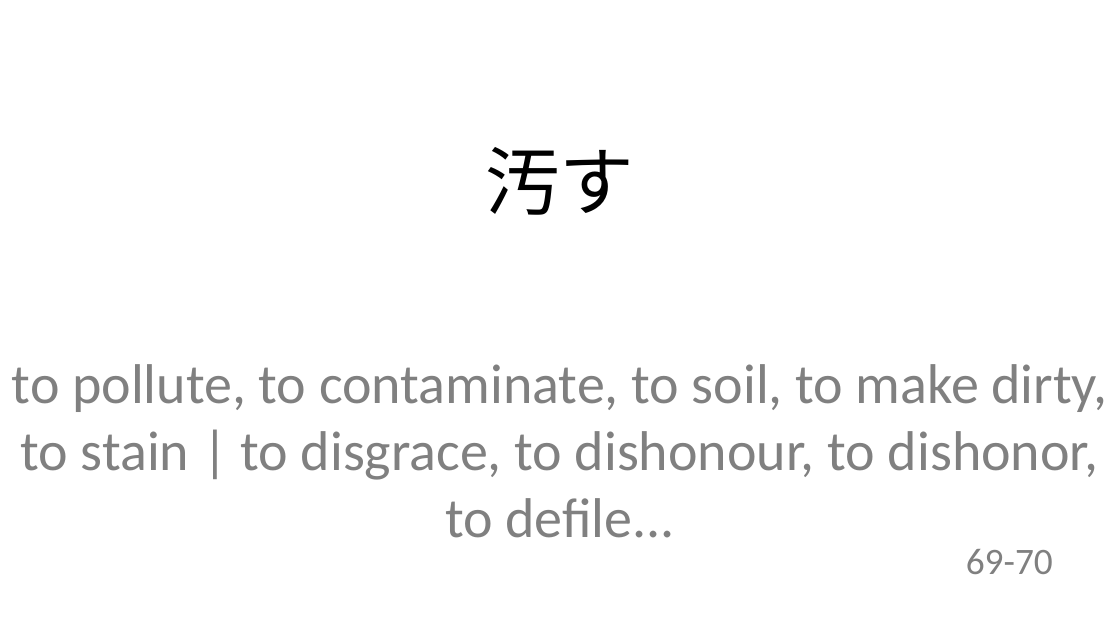
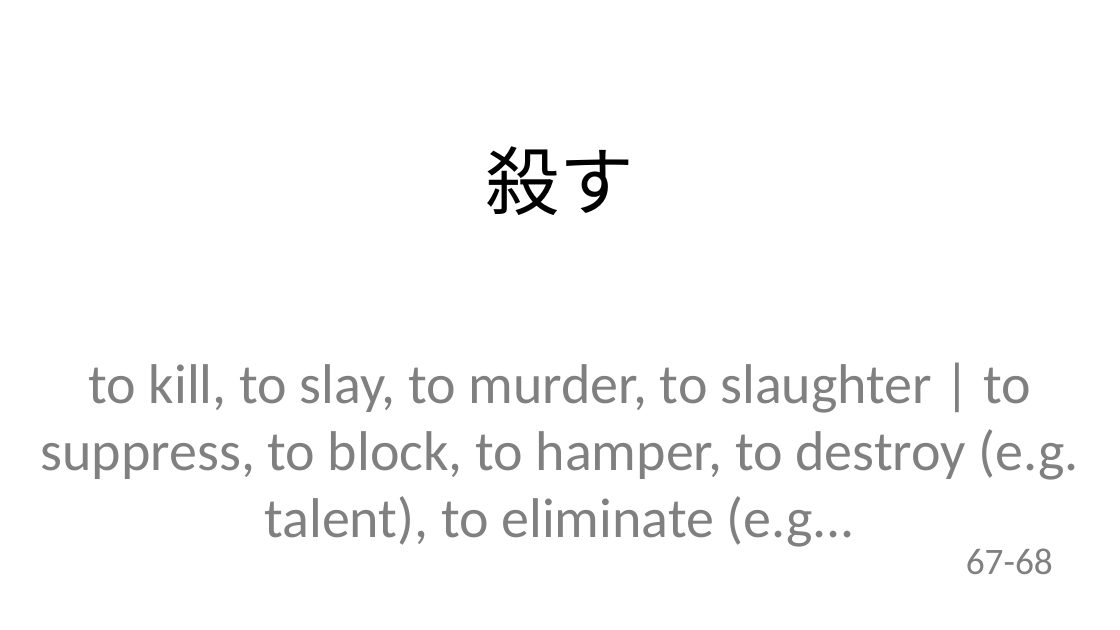
Before and after one commit to ariqRam/ankislide, a slide deck: slide 1 of 10|2-6/2023-10-6/KANJI_ONLY_read.pptx (slide 8 before the commit). Drawn at 1120x630 pixels with LibreOffice and Linux fonts; fonts in the diff are those of the drawing. Boxes give left, top, right and bottom in pixels: in the first picture for what was removed or moved away, otherwise in the second. Text is boxed around its words. In the diff, an @@ line names an element or a change of style, - is before the commit and + after.

```diff
--- a/10|2-6/2023-10-6/KANJI_ONLY_read.pptx
+++ b/10|2-6/2023-10-6/KANJI_ONLY_read.pptx
@@ text at [485,146,634,215]: text changed @@
-汚す
+殺す
@@ text at [41,364,1079,547]: text changed @@
-to pollute, to contaminate, to soil, to make dirty, to stain | to disgrace, to dishonour, to dishonor, to defile...
+to kill, to slay, to murder, to slaughter | to suppress, to block, to hamper, to destroy (e.g. talent), to eliminate (e.g...
@@ text at [966,548,1053,574]: text changed @@
-69-70
+67-68
```
Also in this commit, not shown: 8 slides added, 13 slides removed, 34 other files.
